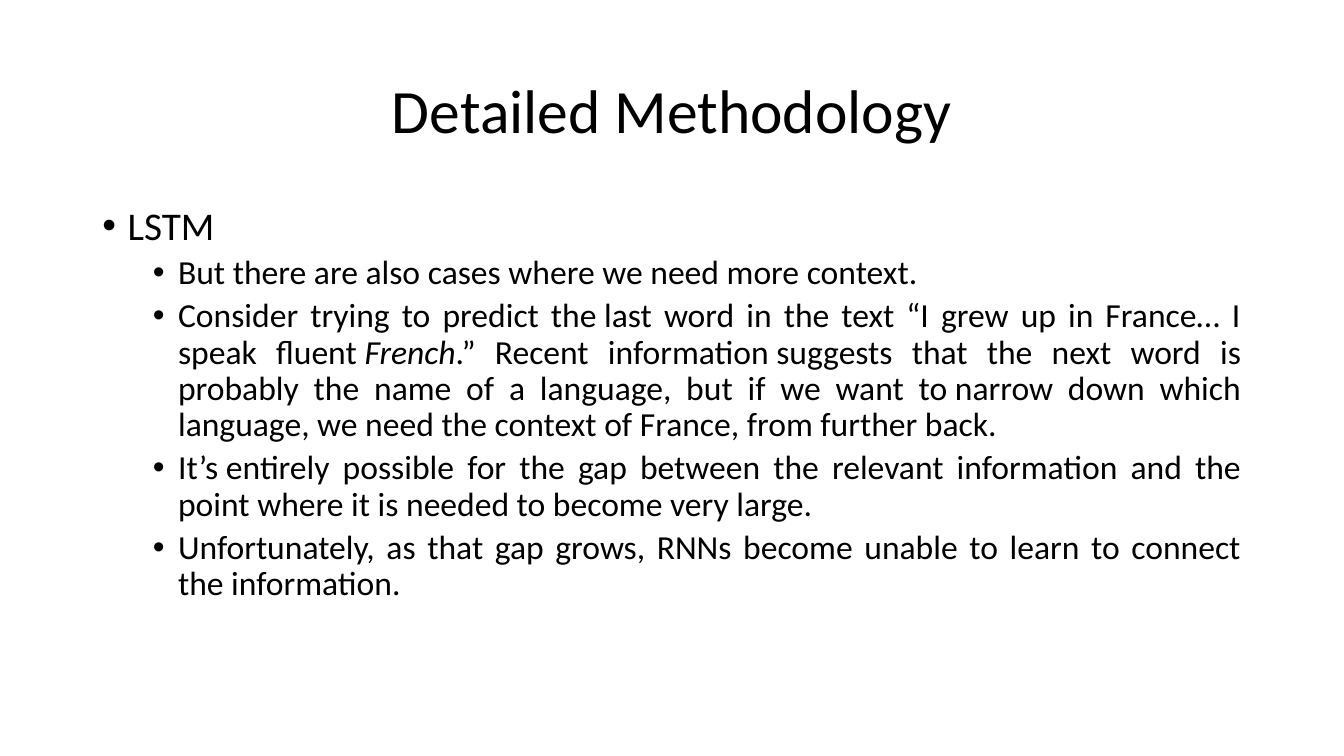
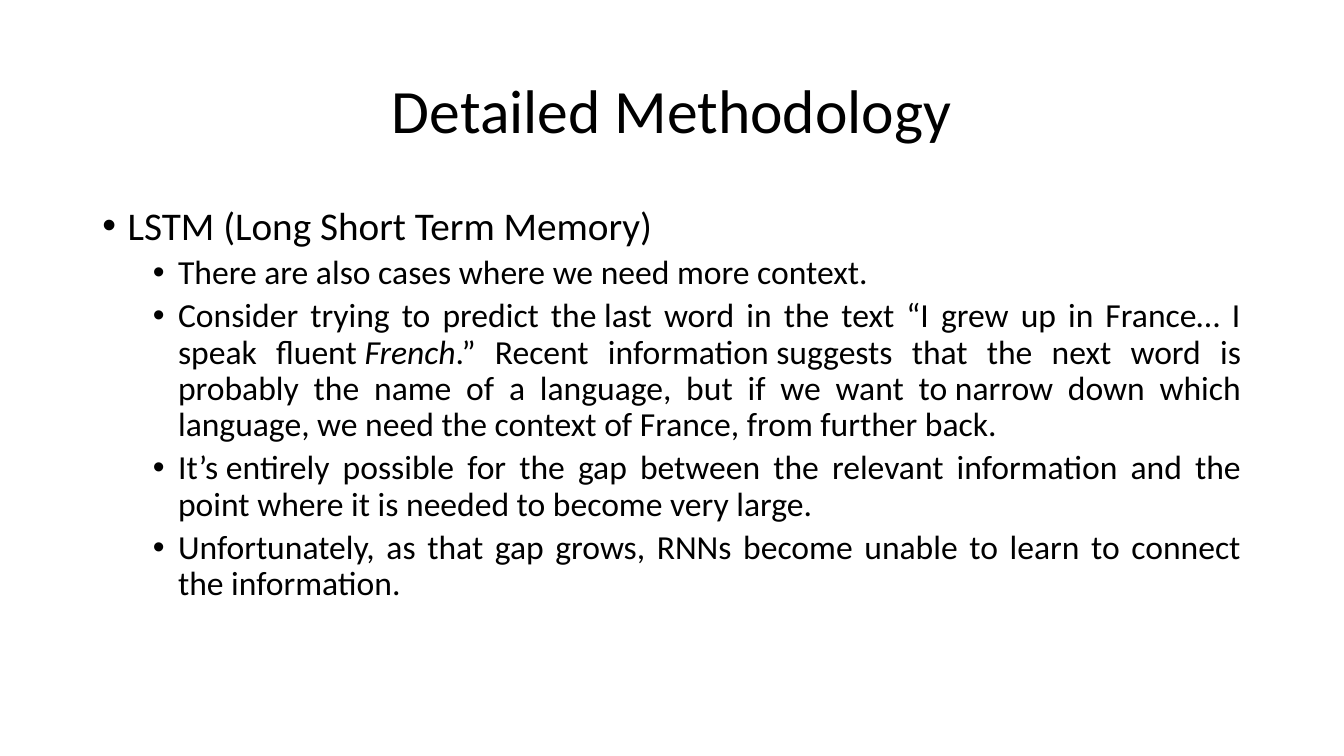
Before and after one commit to HarshaKy/text-classifier, a slide deck: slide 20 of docs/presentation/Presentation.pptx. Drawn at 1344x756 pixels with LibreOffice and Linux fonts; fonts in the diff are those of the drawing. Boxes give left, top, right and bottom in pixels: in the first picture for what was removed or moved away, otherwise in the second. Text is boxed around its words. In the diff, an @@ line names an element or a change of style, - is before the commit and + after.

```diff
--- a/docs/presentation/Presentation.pptx
+++ b/docs/presentation/Presentation.pptx
@@ text at [128,211,867,285]: text changed @@
-• LSTM
-  • But there are also cases where we need more context.
+• LSTM (Long Short Term Memory)
+  • There are also cases where we need more context.
```
Also in this commit, not shown: 8 other slides changed, 3 other files.
